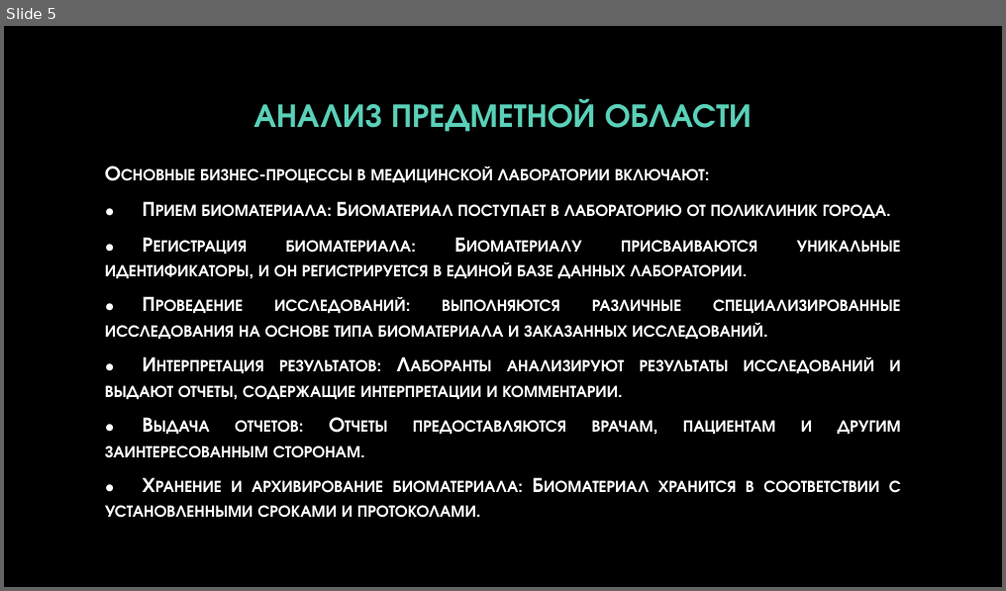
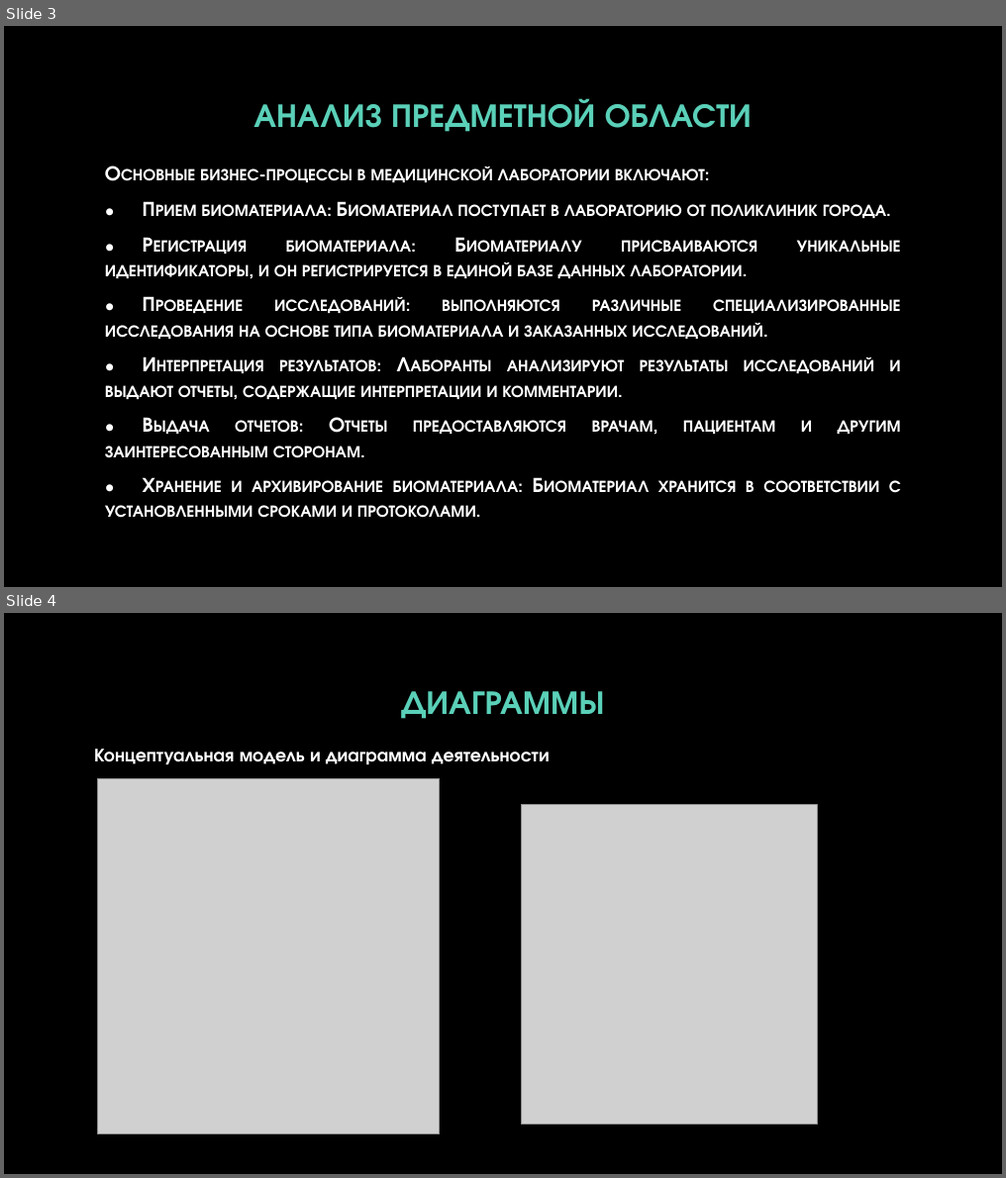
Before and after one commit to HoromiUzumaki/Practice_PM02, a slide deck: отчетная презентация по практике ПМ02.pptx. Shown one above the other, each under a label of ours: slide 5 before the commit, slides 3 and 4 after it. The pictures are 1006x591 and 1006x1178 pixels, drawn with LibreOffice and Linux fonts; fonts in the diff are those of the drawing; grey boxes stand for pictures; background and template pictures are left out. Boxes give left, top, right and bottom in pixels: in the first picture for what was removed or moved away, otherwise in the second. Text is boxed around its words. In the diff, an @@ line names an element or a change of style, - is before the commit and + after.

```diff
--- a/отчетная презентация по практике ПМ02.pptx
+++ b/отчетная презентация по практике ПМ02.pptx
@@ slide 4 added at [4, 613, 1002, 1174], background picture (left out) @@
@@ title added at [401, 691, 604, 719], 32 pt, text #5AD0B8, bold @@
+ДИАГРАММЫ
@@ text added at [94, 749, 549, 765], 18 pt, text #FFFFFF, bold @@
+Концептуальная модель и диаграмма деятельности
@@ picture added at [98, 778, 440, 1134] @@
@@ picture added at [522, 805, 818, 1124] @@
@@ what was slide 5 is now slide 3 @@
```
Also in this commit, not shown: 1 slide changed, 3 other slides added, 7 slides removed, 1 other file.
